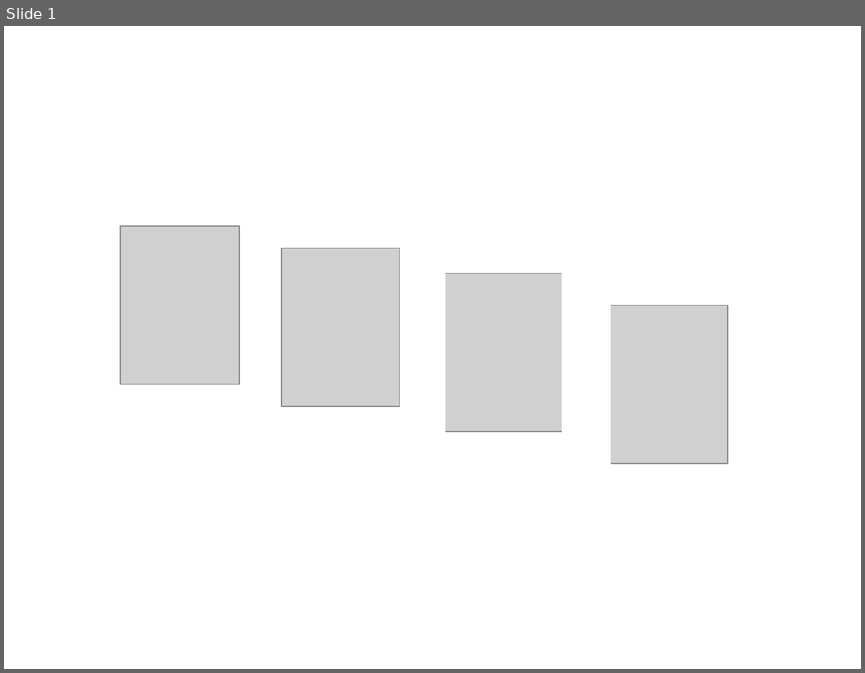
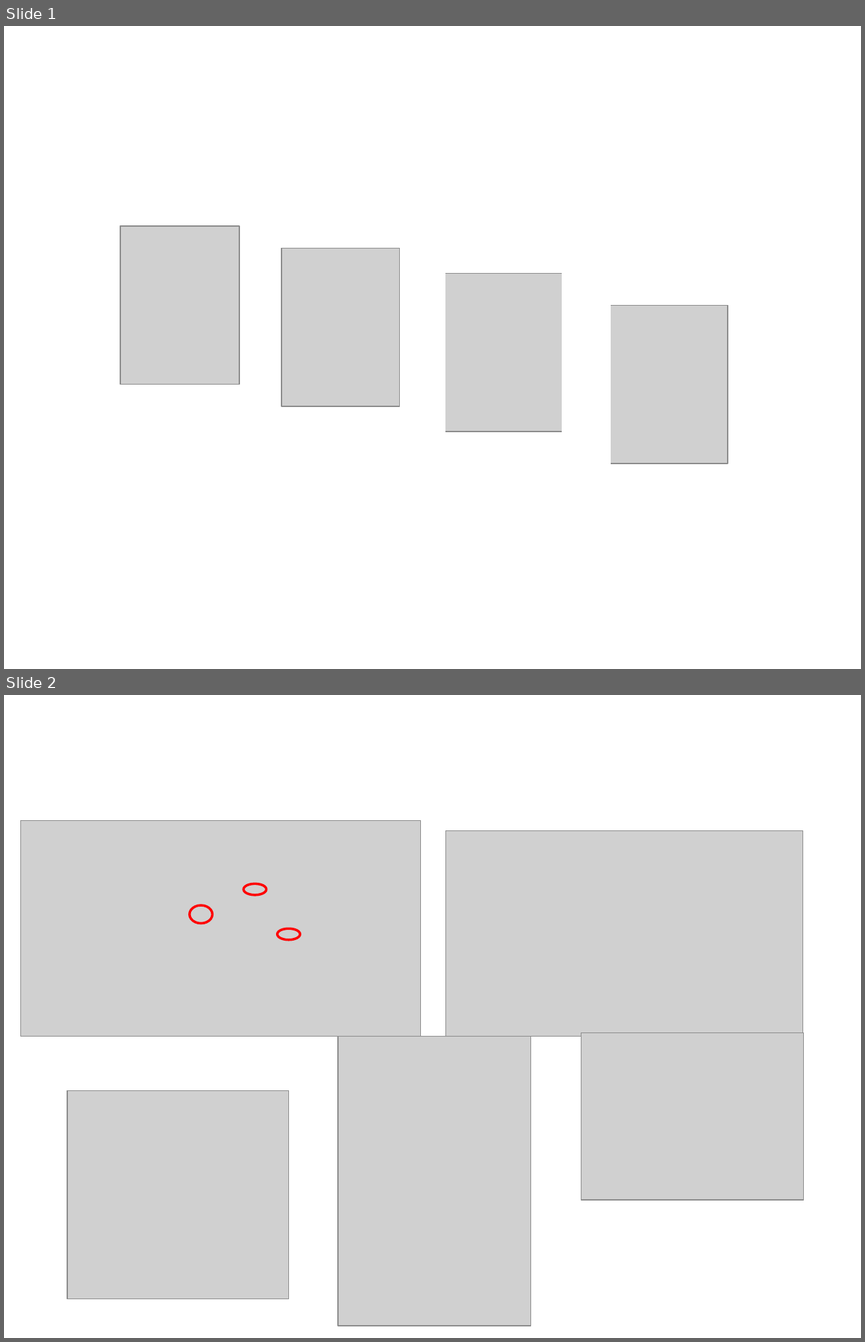
Before and after one commit to peter1328/peter1328.github.io, a slide deck: presi/Prese Gruezi15/leiterung.pptx. Shown one above the other, each under a label of ours: slide 1 before the commit, slides 1 and 2 after it. The pictures are 865x673 and 865x1342 pixels, drawn with LibreOffice and Linux fonts; fonts in the diff are those of the drawing; grey boxes stand for pictures. Boxes give left, top, right and bottom in pixels: in the first picture for what was removed or moved away, otherwise in the second. Text is boxed around its words. In the diff, an @@ line names an element or a change of style, - is before the commit and + after.

```diff
--- a/presi/Prese Gruezi15/leiterung.pptx
+++ b/presi/Prese Gruezi15/leiterung.pptx
@@ slide 2 added at [4,695,861,1338], background #FFFFFF @@
@@ picture added at [21,821,420,1037] @@
@@ picture added at [446,830,802,1036] @@
@@ ellipse added at [244,883,267,895], outline #FF0000 2 pt @@
@@ ellipse added at [190,905,213,923], outline #FF0000 2 pt @@
@@ ellipse added at [277,928,300,939], outline #FF0000 2 pt @@
@@ picture added at [338,1036,531,1325] @@
@@ picture added at [581,1032,804,1200] @@
@@ picture added at [67,1091,288,1299] @@
```
Also in this commit, not shown: 5 other slides added, 17 other files.
